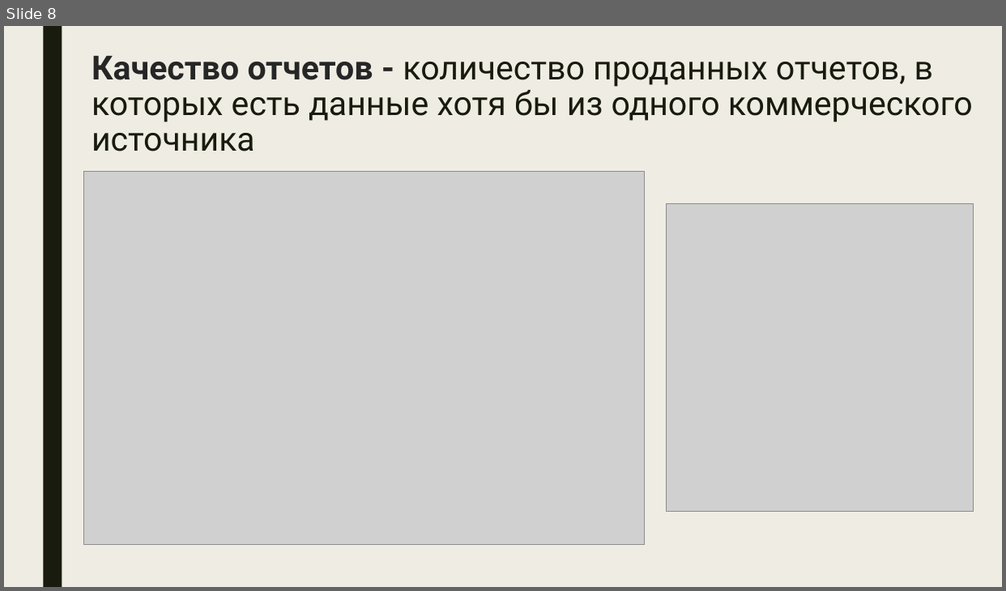
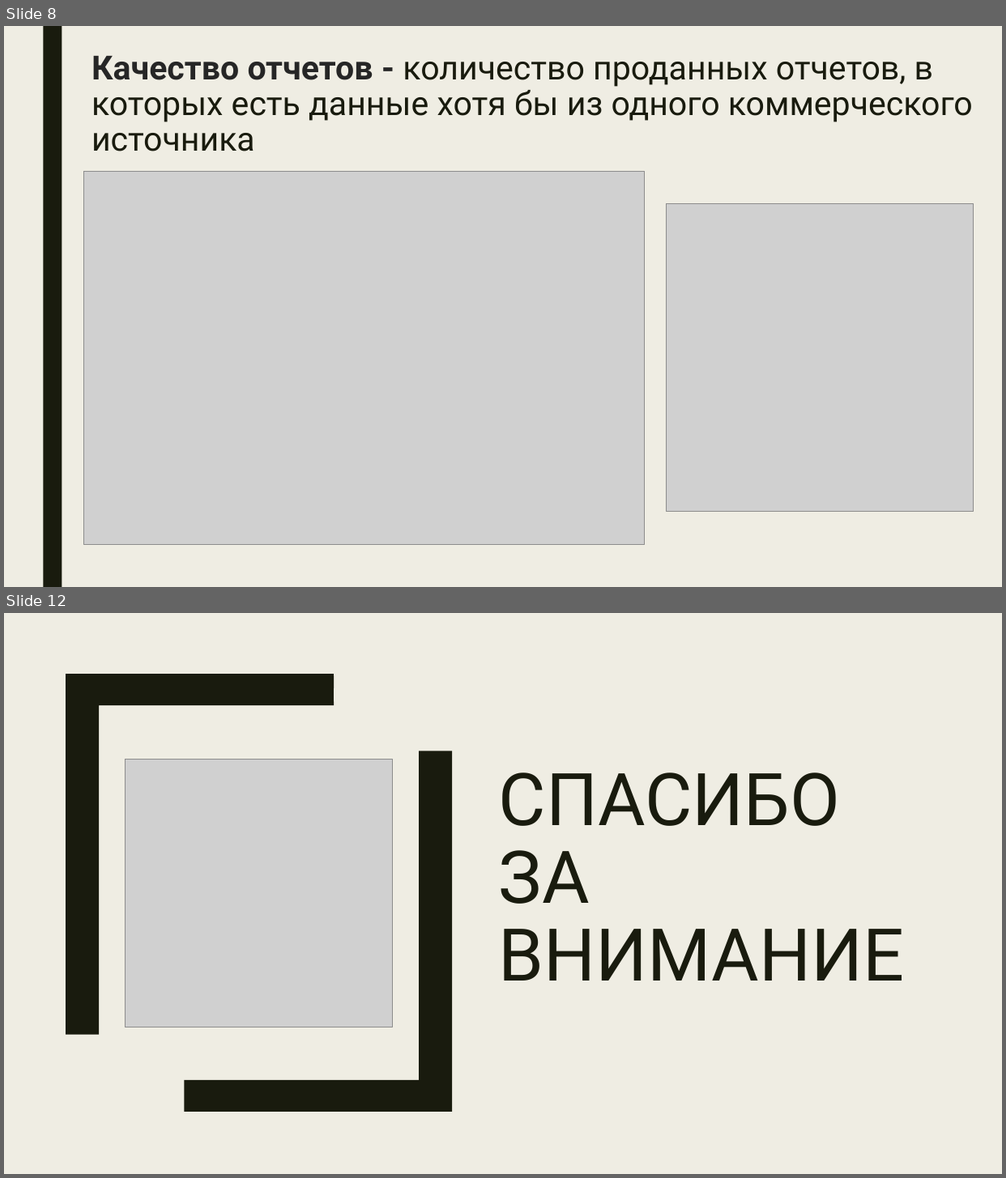
Before and after one commit to IAmSerepok/DataFromVariousSources, a slide deck: speech/presentation.pptx. Shown one above the other, each under a label of ours: slide 8 before the commit, slides 8 and 12 after it; the slides between them are not shown. The pictures are 1006x591 and 1006x1178 pixels, drawn with LibreOffice and Linux fonts; fonts in the diff are those of the drawing; grey boxes stand for pictures. Boxes give left, top, right and bottom in pixels: in the first picture for what was removed or moved away, otherwise in the second. Text is boxed around its words. In the diff, an @@ line names an element or a change of style, - is before the commit and + after.

```diff
--- a/speech/presentation.pptx
+++ b/speech/presentation.pptx
@@ slide 12 added at box(4, 613, 1002, 1174), background #EFEDE3 @@
@@ rectangle added at box(4, 613, 1002, 1174), fill #EFEDE3 @@
@@ freeform shape added at box(66, 674, 334, 1034), fill #191B0E @@
@@ freeform shape added at box(185, 751, 453, 1112), fill #191B0E @@
@@ picture added at box(126, 760, 393, 1027) @@
@@ title added at box(499, 773, 905, 981), 70 pt, text #191B0E @@
+СПАСИБО
+ЗА
+ВНИМАНИЕ
```
Also in this commit, not shown: 3 other slides added, 1 other file.
